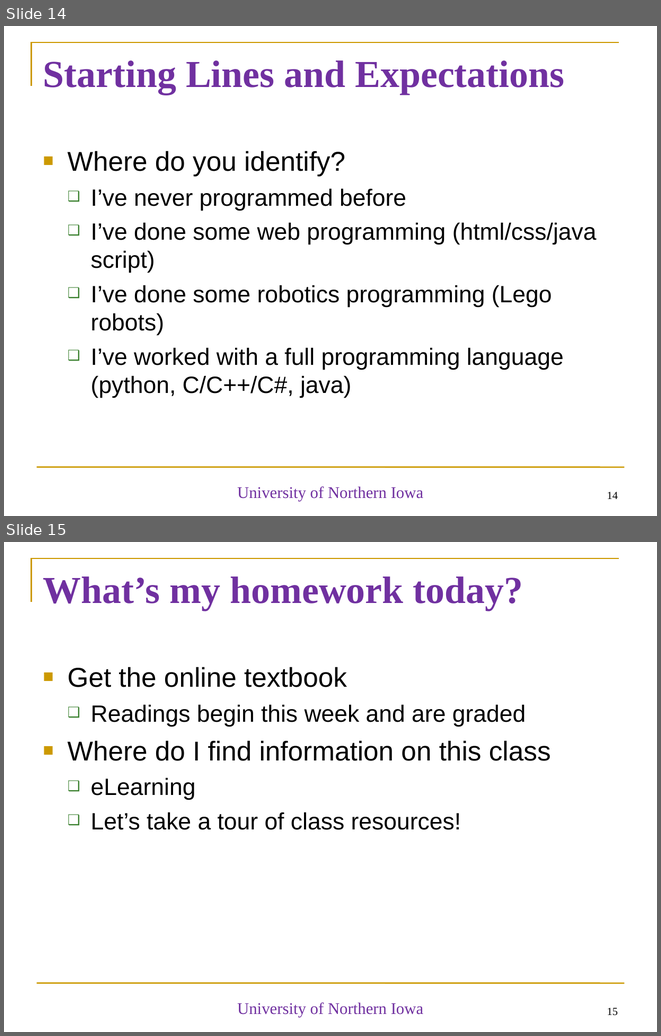
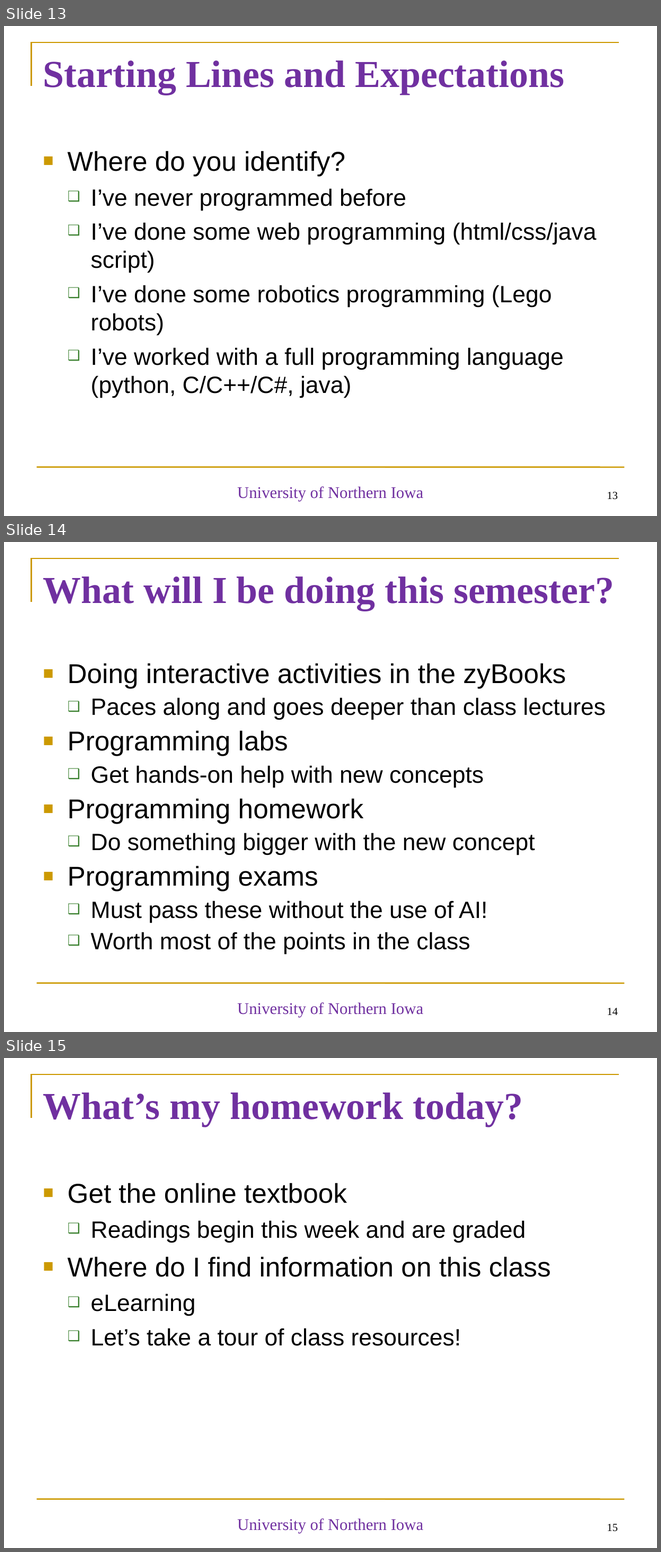
Before and after one commit to diesburg/teaching-intro-to-python-fall-2024, a slide deck: sessions/intro/intro.ppt. Shown one above the other, each under a label of ours: slides 14 and 15 before the commit, slides 13, 14 and 15 after it. The pictures are 661x1036 and 661x1552 pixels, drawn with LibreOffice and Linux fonts; fonts in the diff are those of the drawing. Boxes give left, top, right and bottom in pixels: in the first picture for what was removed or moved away, otherwise in the second. Text is boxed around its words. In the diff, an @@ line names an element or a change of style, - is before the commit and + after.

```diff
--- a/sessions/intro/intro.ppt
+++ b/sessions/intro/intro.ppt
@@ slide 14 added at <box>4,542,657,1032</box>, background #FFFFFF; not listed: 2 template elements that a slide beside it also shows @@
@@ title added at <box>43,576,614,611</box>, 42 pt, text #7030A0, bold @@
+What will I be doing this semester?
@@ text added at <box>68,663,566,954</box>, 26 pt, text #000000 @@
+■ Doing interactive activities in the zyBooks
+  ❑ Paces along and goes deeper than class lectures
+■ Programming labs
+  ❑ Get hands-on help with new concepts
+■ Programming homework
+  ❑ Do something bigger with the new concept
+■ Programming exams
+  ❑ Must pass these without the use of AI!
+  ❑ Worth most of the points in the class
@@ text added at <box>237,1002,423,1017</box>, 18 pt, text #7030A0 @@
+University of Northern Iowa
@@ page number added at <box>607,1007,618,1015</box>, 12 pt, text #000000 @@
+14
@@ what was slide 14 is now slide 13 @@
@@ page number at <box>607,491,618,499</box>: text changed @@
-14
+13
```
Also in this commit, not shown: 1 slide removed.
